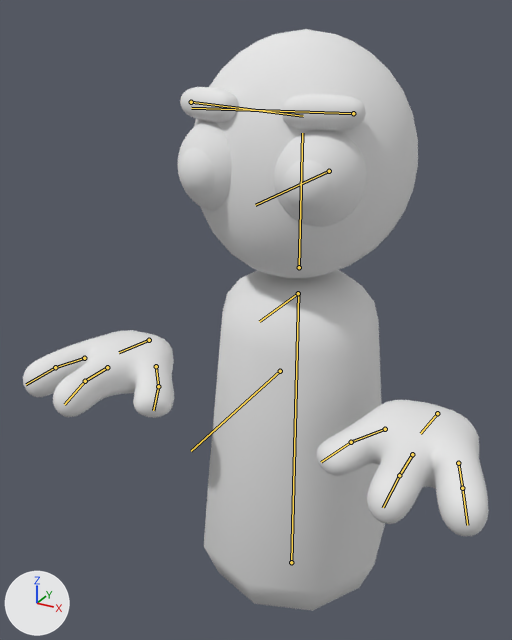
The glTF model src/features/player/assets/models/simple/guy.glb as it was, and as the next commit left it.
The view is the same before and after, from a 50 mm lens placed at (0.755, -1.611, 1.628), pointed at (-0.045, -0.156, 0.9). The lights are fixed; the arrows at lower left show +X, +Y and +Z. The first picture is the older version. The bones that change, and the others that lie on the model, are drawn over the model as lines.

In view in the first picture: 'Body', 'Hands', 'Head'.
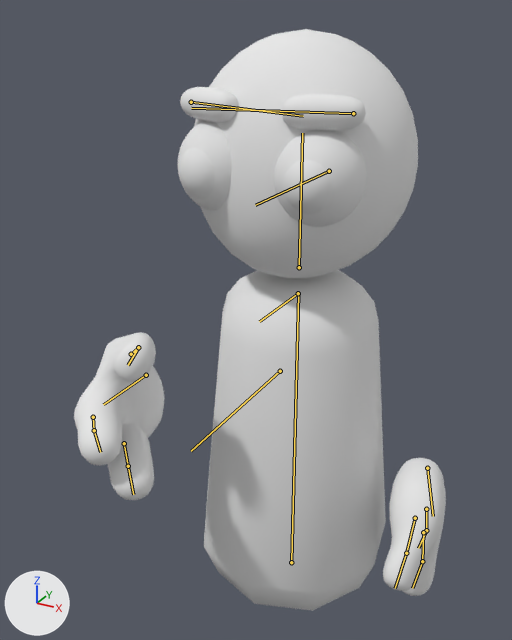
The newer file adds an action. The first version stands in its rest pose; the second is drawn at frame 34 of the action 'camera_idle_loop'.

What differs and where, as boxes (x1, y1, x2, y2) in the pictures (512 x 640 px):
'Hands', posed (20% narrower, 28% taller)
    before: (23, 330, 489, 536)
    after: (74, 332, 446, 596)
bone 'Hand.L', root to tip
    before: (437, 413) to (420, 433)
    after: (427, 468) to (433, 516)
bone 'Hand.R', root to tip
    before: (149, 340) to (119, 352)
    after: (146, 375) to (103, 404)
bone 'Pinkie.R', root to tip
    before: (84, 358) to (55, 367)
    after: (124, 443) to (128, 466)
bone 'Pinkie.R.001', root to tip
    before: (55, 367) to (26, 384)
    after: (128, 466) to (133, 494)
bone 'Midfinger.R', root to tip
    before: (107, 367) to (85, 381)
    after: (93, 417) to (94, 430)
bone 'Midfinger.R.001', root to tip
    before: (85, 381) to (64, 404)
    after: (94, 430) to (100, 452)
bone 'Thumb.R', root to tip
    before: (156, 366) to (158, 386)
    after: (131, 354) to (138, 347)
bone 'Thumb.R.001', root to tip
    before: (158, 386) to (153, 410)
    after: (138, 347) to (128, 365)

The edits, one by one:
Bone 'Hand.L' (bone_hand_l) moves from (0.0, 0.0, 0.0) to (-0.216, -0.134, -0.032).
Bone 'Hand.L' (bone_hand_l) turns from (0, 0, 0) to (128, -72, -39) degrees about its own x, y and z.
Bone 'Hand.R' (bone_hand_r) moves from (0.0, 0.0, 0.0) to (0.015, 0.205, -0.139).
Bone 'Hand.R' (bone_hand_r) turns from (0, 0, 0) to (-36, 118, -54) degrees about its own x, y and z.
Bone 'Pinkie.R' (bone_pinkie_r) moves from (0.0, 0.0, 0.0) to (0.014, -0.009, 0.008).
Bone 'Pinkie.R' (bone_pinkie_r) turns from (0, 0, 0) to (1, 8, -48) degrees about its own x, y and z.
Bone 'Pinkie.R.001' (bone_pinkie_r_001) turns from (0, 0, 0) to (5, -7, 20) degrees about its own x, y and z.
Bone 'Midfinger.R' (bone_midfinger_r) turns from (0, 0, 0) to (0, -1, -55) degrees about its own x, y and z.
Bone 'Midfinger.R.001' (bone_midfinger_r_001) turns from (0, 0, 0) to (15, 2, 16) degrees about its own x, y and z.
Bone 'Thumb.R' (bone_thumb_r) moves from (0.0, 0.0, 0.0) to (0.045, -0.038, -0.026).
Bone 'Thumb.R' (bone_thumb_r) turns from (0, 0, 0) to (-2, 1, -57) degrees about its own x, y and z.
Bone 'Thumb.R.001' (bone_thumb_r_001) turns from (0, 0, 0) to (26, -12, 25) degrees about its own x, y and z.
